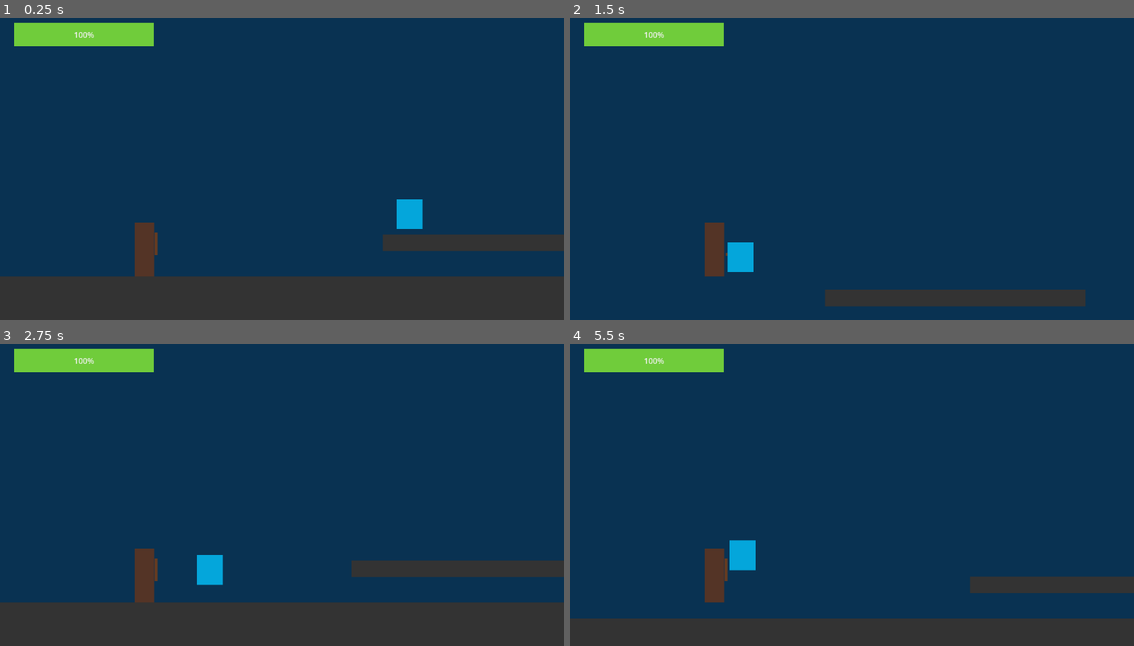
Above: before the commit, frames 1-4 (two rows, left to right).
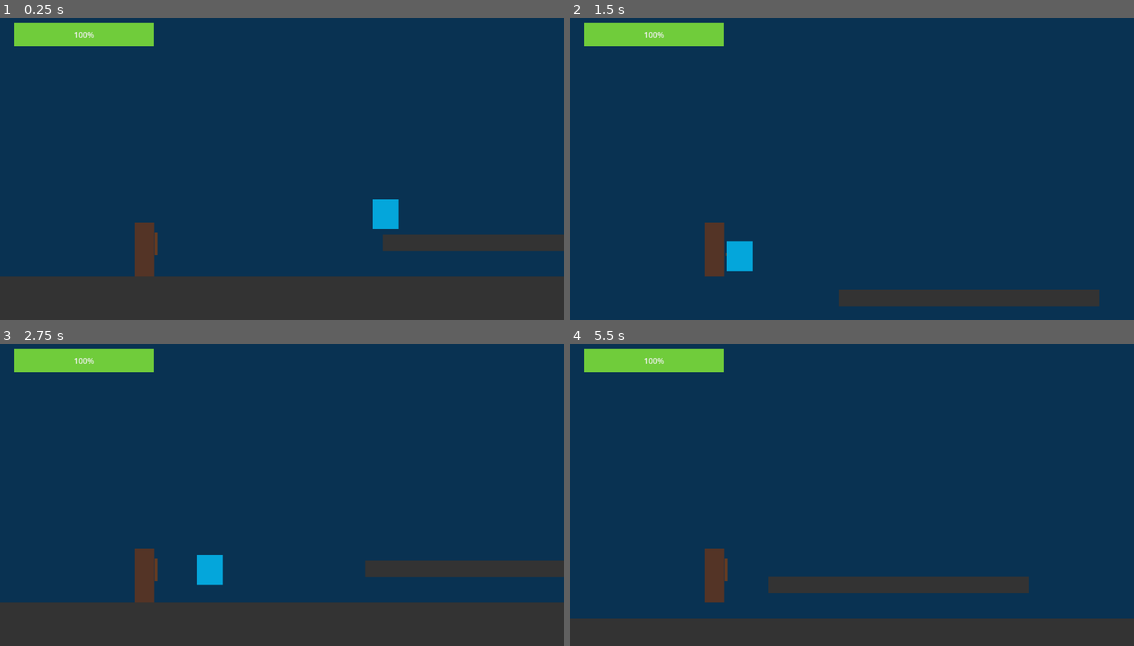
Above: after the commit, the same moments.

Repository: sraniga/saveer-digitaltech-2026
Game: Godot game, scene res://scenes/level_one.tscn
The game is run twice, just before and just after one commit, with the same random seed, the same clock (stepped at 60 frames per second) and the same inputs. The project has no main scene, so this scene is started directly.
Inputs:
- Up to frame 1 (0.25 s): no input
- Up to frame 2 (1.5 s): hold Right (ui_right) from 0.53 s (still down); tap K (swing_bat) at 0.6, 1.35 s; tap Up (ui_up) at 0.77 s
- Up to frame 3 (2.75 s): tap Up (ui_up) at 1.52 s; release Right (ui_right) at 2.03 s; hold Left (ui_left) from 2.03 s (still down); tap K (swing_bat) at 2.1 s
- Up to frame 4 (5.5 s): release Left (ui_left) at 2.78 s; hold Right (ui_right) 2.78-4.28 s; tap K (swing_bat) every 0.75 s from 2.85 to 5.1 s; tap Up (ui_up) at 3.02, 3.77, 4.52 s; hold Left (ui_left) 4.28-5.03 s; hold Right (ui_right) from 5.03 s (still down)

The runs differ from the first frame. In frame 1, 0.8% of the frame differs, in the area x 66-75%, y 60-70%; in frame 2, 0.4%; in frame 3, 0.1%; in frame 4, 3.4%, in the area x 28-100%, y 64-83%.

Commit message:
fix enemy damage

Diff:
--- a/king-tung/scenes/baby_shark.tscn
+++ b/king-tung/scenes/baby_shark.tscn
@@ -1,10 +1,14 @@
 [gd_scene format=3 uid="uid://di8ss3cjc6fto"]
+
+[ext_resource type="Script" uid="uid://bq6krsr881aq5" path="res://scripts/baby_shark.gd" id="1_6p34f"]
 
 [sub_resource type="CapsuleShape2D" id="CapsuleShape2D_foc14"]
 radius = 35.0
 height = 84.0
 
-[node name="CharacterBody2D" type="CharacterBody2D" unique_id=1139809648]
+[node name="CharacterBody2D" type="CharacterBody2D" unique_id=1139809648 node_paths=PackedStringArray("player") groups=["enemy"]]
+script = ExtResource("1_6p34f")
+player = NodePath(".")
 
 [node name="CollisionShape2D" type="CollisionShape2D" parent="." unique_id=1451342504]
 shape = SubResource("CapsuleShape2D_foc14")
--- a/king-tung/scenes/level_one.tscn
+++ b/king-tung/scenes/level_one.tscn
@@ -2,7 +2,6 @@
 
 [ext_resource type="PackedScene" uid="uid://bqredpdd7q4l0" path="res://scenes/tung_character.tscn" id="1_cd1xg"]
 [ext_resource type="PackedScene" uid="uid://di8ss3cjc6fto" path="res://scenes/baby_shark.tscn" id="2_843q2"]
-[ext_resource type="Script" uid="uid://bq6krsr881aq5" path="res://scripts/baby_shark.gd" id="3_5rfim"]
 
 [sub_resource type="RectangleShape2D" id="RectangleShape2D_sgp6g"]
 size = Vector2(12005, 100)
@@ -105,11 +104,6 @@
 offset_bottom = 594.0
 color = Color(0.2, 0.2, 0.2, 1)
 
-[node name="CharacterBody2D2" parent="." unique_id=1139809648 node_paths=PackedStringArray("player") instance=ExtResource("2_843q2")]
-position = Vector2(632, 527)
-script = ExtResource("3_5rfim")
-player = NodePath("../CharacterBody2D")
-
 [node name="CanvasLayer" type="CanvasLayer" parent="." unique_id=486465974]
 
 [node name="ProgressBar" type="ProgressBar" parent="CanvasLayer" unique_id=1966092758]
@@ -121,4 +115,8 @@
 theme_override_styles/fill = SubResource("StyleBoxFlat_5rfim")
 value = 100.0
 
-[connection signal="body_entered" from="CharacterBody2D/Area2D" to="CharacterBody2D2" method="_on_area_2d_body_entered"]
+[node name="CharacterBody2D2" parent="." unique_id=1139809648 node_paths=PackedStringArray("player") instance=ExtResource("2_843q2")]
+position = Vector2(583, 522)
+player = NodePath("../CharacterBody2D")
+
+[connection signal="body_entered" from="CharacterBody2D/Area2D" to="CharacterBody2D" method="_on_area_2d_body_entered"]
--- a/king-tung/scripts/baby_shark.gd
+++ b/king-tung/scripts/baby_shark.gd
@@ -7,6 +7,10 @@
 @export var player: CharacterBody2D
 
 func _physics_process(delta: float) -> void:
+
+	if not is_on_floor():
+		velocity += get_gravity() * delta
+
 	if player:
 		var direction: Vector2 = global_position.direction_to(player.global_position)
 
--- a/king-tung/scripts/player.gd
+++ b/king-tung/scripts/player.gd
@@ -36,3 +36,8 @@
 		health_ui.value = health
 	else:
 		get_tree().call_deferred("reload_current_scene")
+
+
+func _on_area_2d_body_entered(body: Node2D) -> void:
+	if body.is_in_group("enemy"):
+		body.take_damage()
